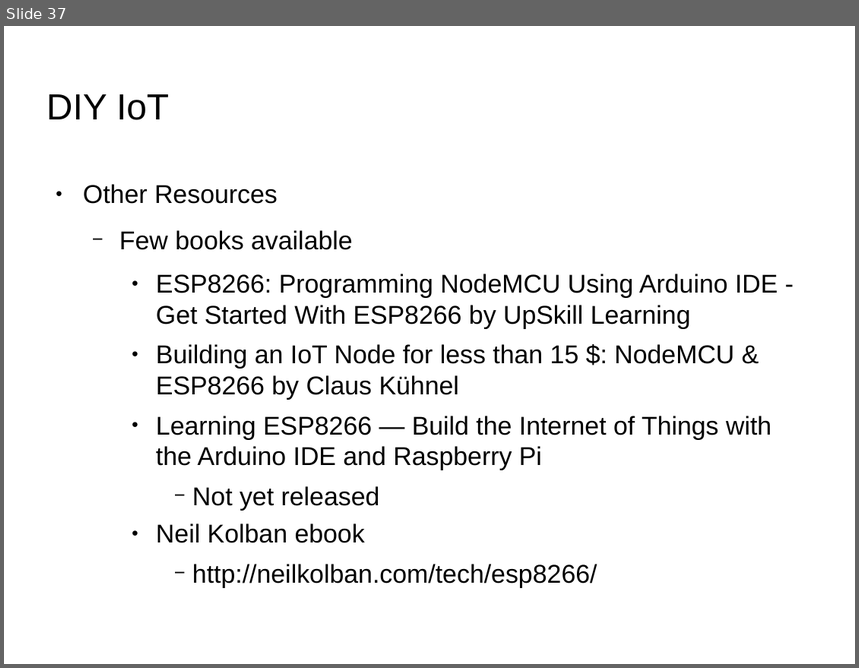
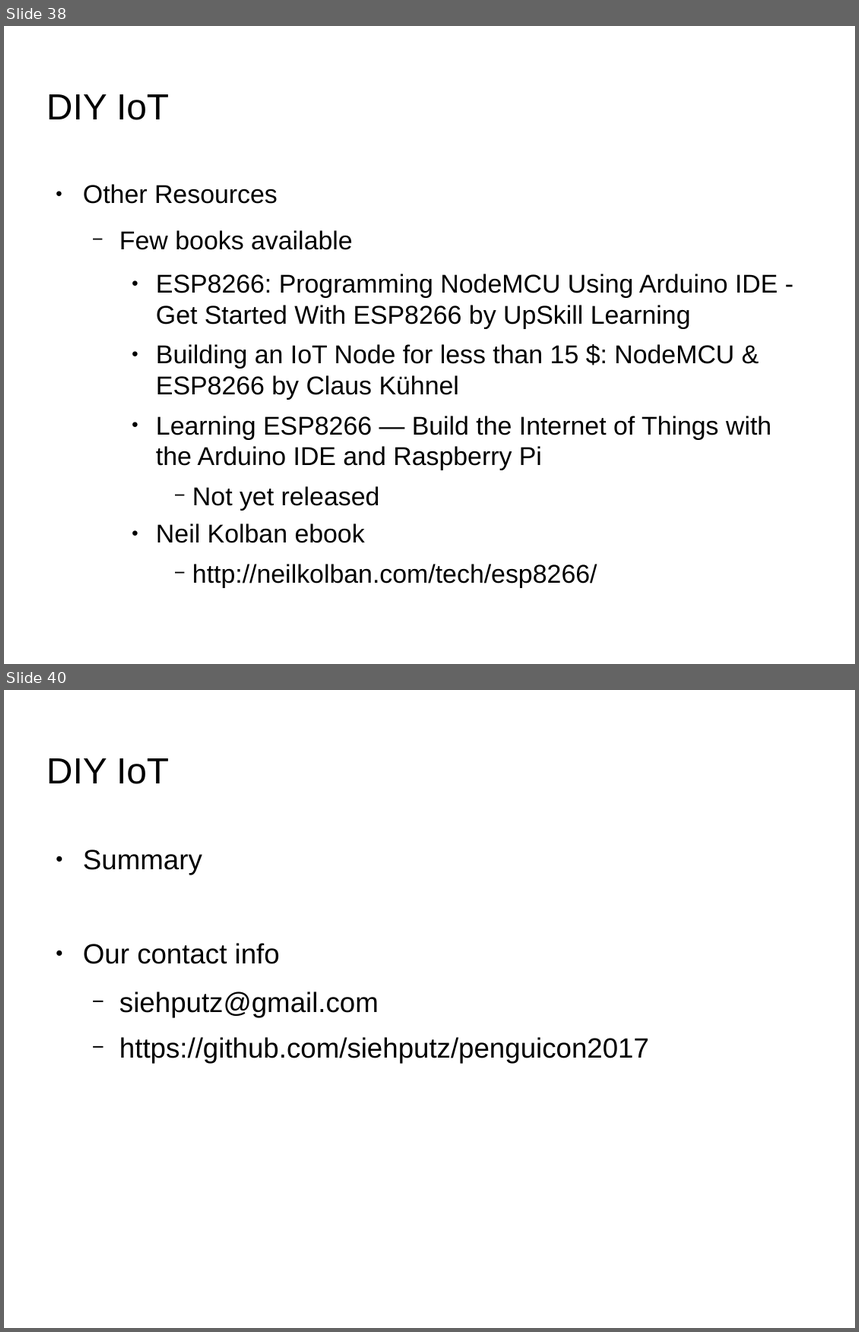
Before and after one commit to siehputz/penguicon2017, a slide deck: DIY-IoT.odp. Shown one above the other, each under a label of ours: slide 37 before the commit, slides 38 and 40 after it; the slides between them are not shown. The pictures are 859x668 and 859x1332 pixels, drawn with LibreOffice and Linux fonts; fonts in the diff are those of the drawing; background and template pictures are left out. Boxes give left, top, right and bottom in pixels: in the first picture for what was removed or moved away, otherwise in the second. Text is boxed around its words. In the diff, an @@ line names an element or a change of style, - is before the commit and + after.

```diff
--- a/DIY-IoT.odp
+++ b/DIY-IoT.odp
@@ slide 40 added at bbox=[4, 690, 855, 1328], background picture (left out) @@
@@ title added at bbox=[47, 758, 169, 784], 33.9 pt, text #000000 @@
+DIY IoT
@@ text added at bbox=[83, 850, 649, 1064], 26 pt, text #000000 @@
+● Summary
+● Our contact info
+  − siehputz@gmail.com
+  − https://github.com/siehputz/penguicon2017
@@ what was slide 37 is now slide 38 @@
```
Also in this commit, not shown: 2 slides changed, 1 other slide added.
